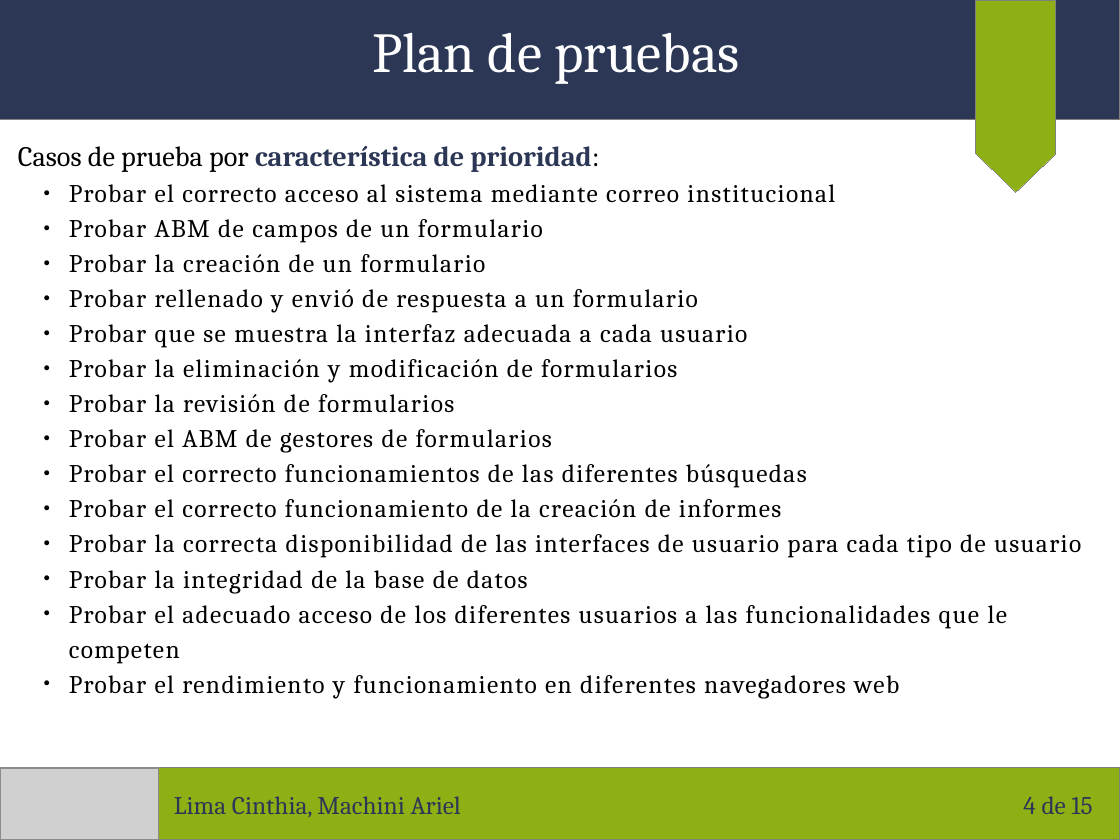
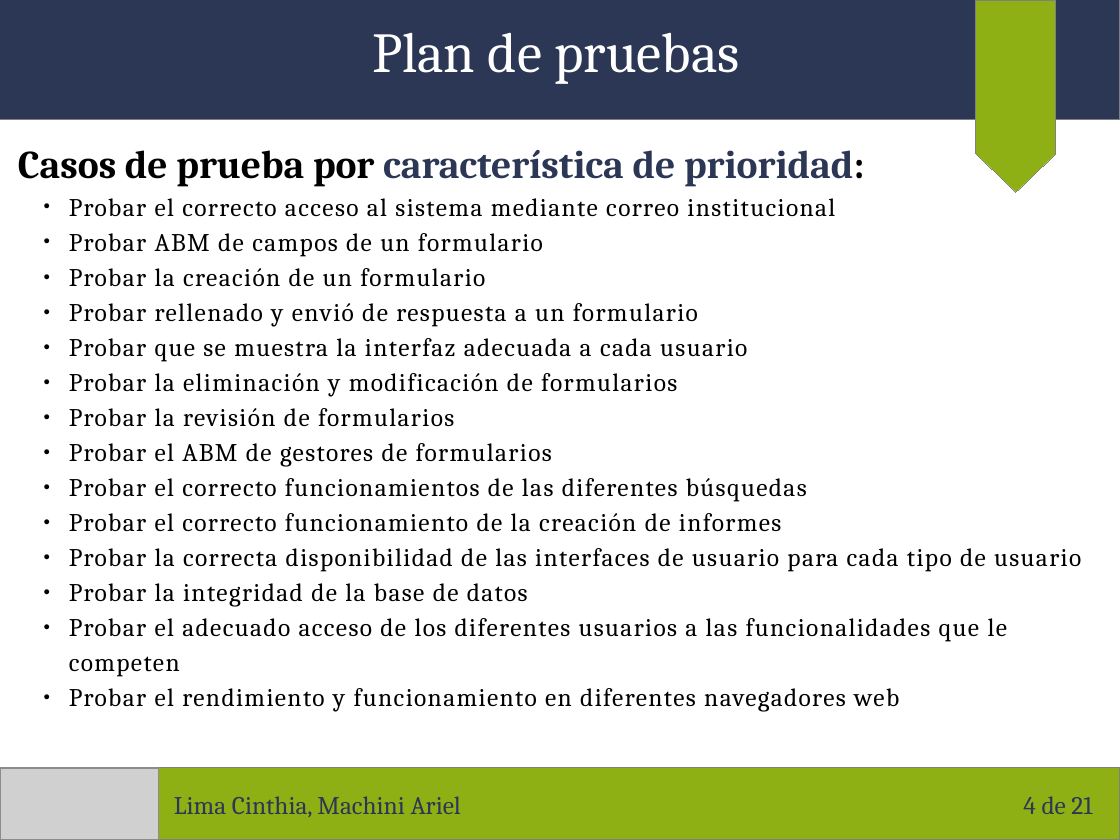
Before and after one commit to arielmachini/Caciar, a slide deck: slide 4 of Presentaciones/Presentación 14-11-2017.odp. Drawn at 1120x840 pixels with LibreOffice and Linux fonts; fonts in the diff are those of the drawing; grey boxes stand for pictures. Boxes give left, top, right and bottom in pixels: in the first picture for what was removed or moved away, otherwise in the second. Text is boxed around its words. In the diff, an @@ line names an element or a change of style, - is before the commit and + after.

```diff
--- a/Presentaciones/Presentación 14-11-2017.odp
+++ b/Presentaciones/Presentación 14-11-2017.odp
@@ text at box(18, 150, 864, 187): size 20 to 28 pt in "Casos de prueba por característica de prioridad:"; bold on in "Casos de prueba por prioridad:" @@
@@ page number at box(1023, 796, 1092, 814): text changed @@
-4 de 15
+4 de 21
```
Also in this commit, not shown: 5 other slides changed, 6 slides added.
